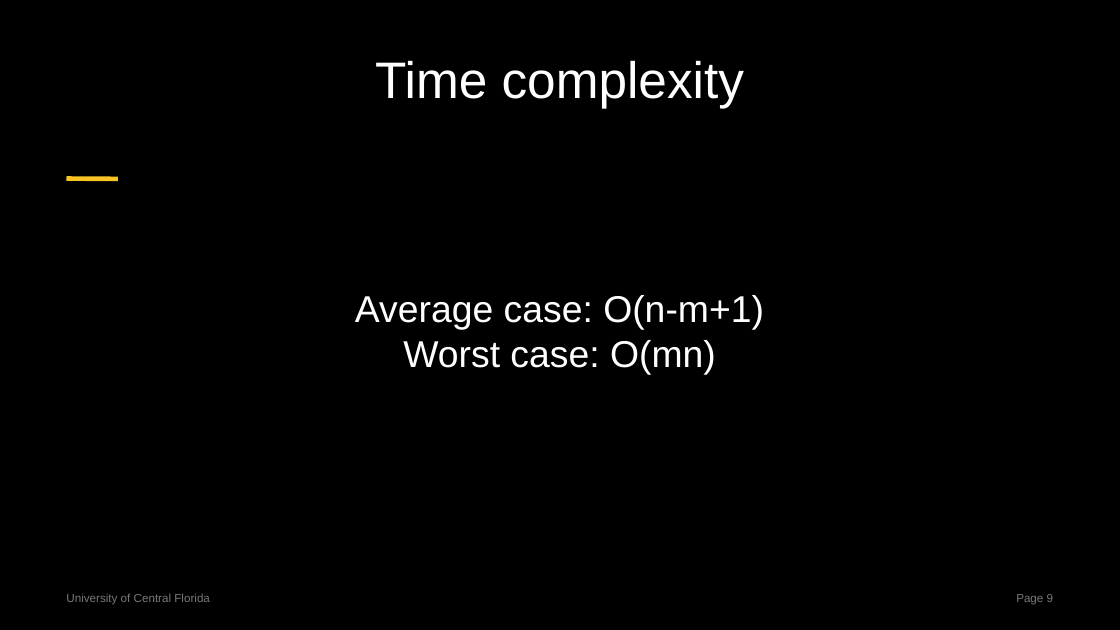
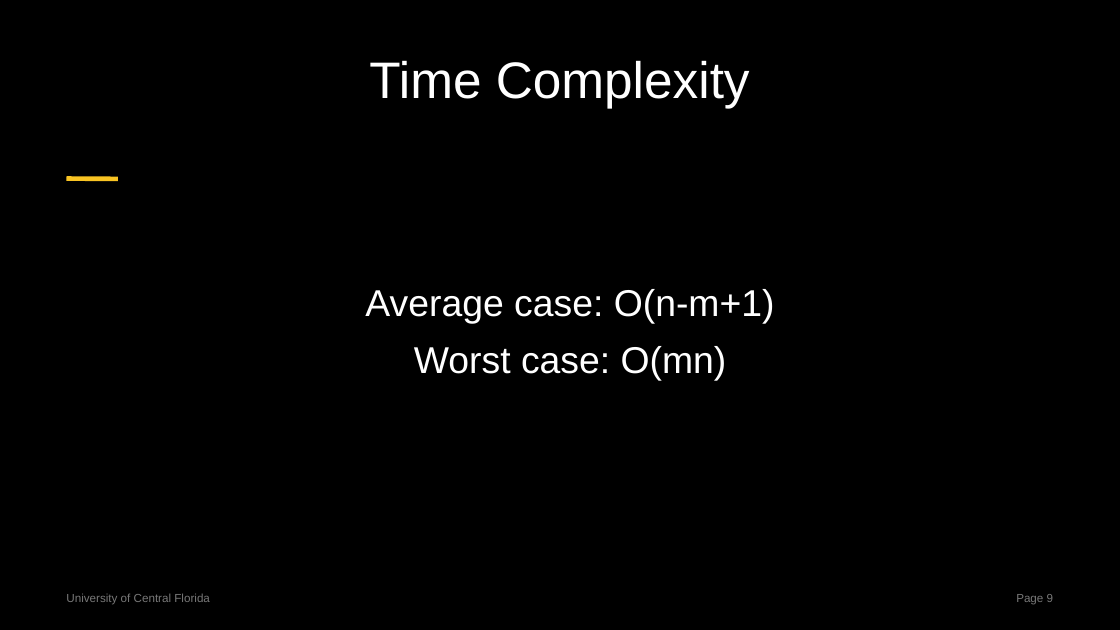
Before and after one commit to centuryhopper/Fall2022CourseContents, a slide deck: slide 9 of CAP6515/paper_presentation_files/rabin-karp-presentation.pptx. Drawn at 1120x630 pixels with LibreOffice and Linux fonts; fonts in the diff are those of the drawing. Boxes give left, top, right and bottom in pixels: in the first picture for what was removed or moved away, otherwise in the second. Text is boxed around its words. In the diff, an @@ line names an element or a change of style, - is before the commit and + after.

```diff
--- a/CAP6515/paper_presentation_files/rabin-karp-presentation.pptx
+++ b/CAP6515/paper_presentation_files/rabin-karp-presentation.pptx
@@ title at [369, 60, 750, 108]: text changed @@
-Time complexity
+Time Complexity
@@ subtitle "Average case: O(n-m+1)" at [365, 289, 775, 380]: indent changed; more space between paragraphs @@
```
Also in this commit, not shown: 8 other slides changed, 2 slides added, 6 slides removed, 2 other files.
